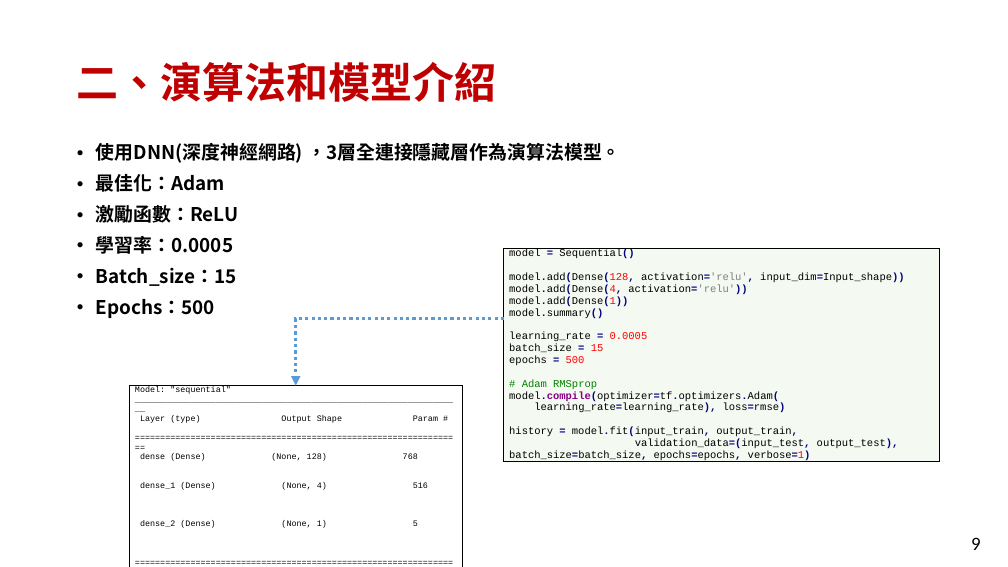
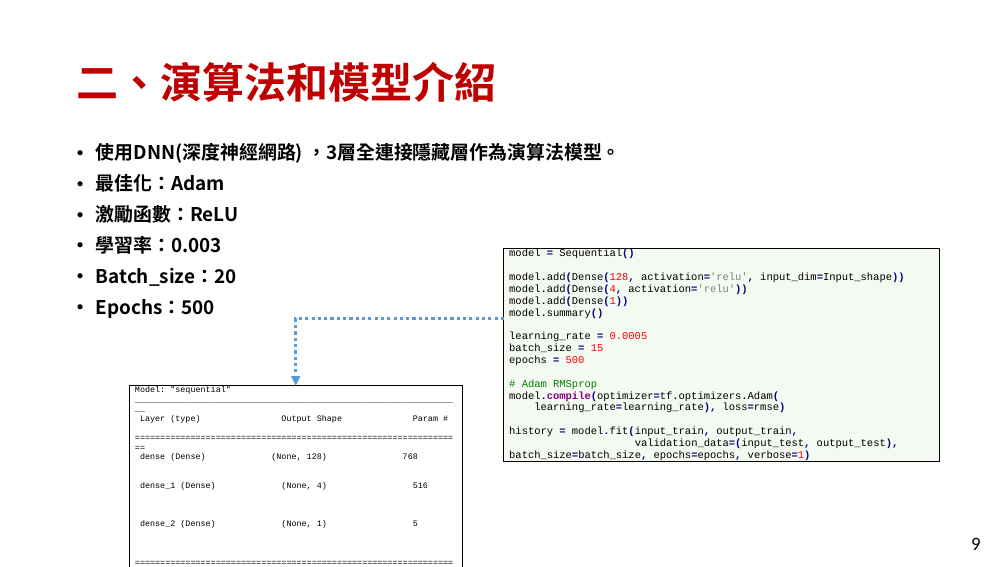
Before and after one commit to FuJasmine/imbd2022final, a slide deck: slide 9 of imbd2022final-ProjectB/111052_projectB_report.pptx. Drawn at 1008x567 pixels with LibreOffice and Linux fonts; fonts in the diff are those of the drawing. Boxes give left, top, right and bottom in pixels: in the first picture for what was removed or moved away, otherwise in the second. Text is boxed around its words. In the diff, an @@ line names an element or a change of style, - is before the commit and + after.

```diff
--- a/imbd2022final-ProjectB/111052_projectB_report.pptx
+++ b/imbd2022final-ProjectB/111052_projectB_report.pptx
@@ text at box(96, 236, 237, 286): text changed @@
-• 學習率：0.0005
-• Batch_size：15
+• 學習率：0.003
+• Batch_size：20
```
Also in this commit, not shown: 1 other slide changed, 8 other files.
